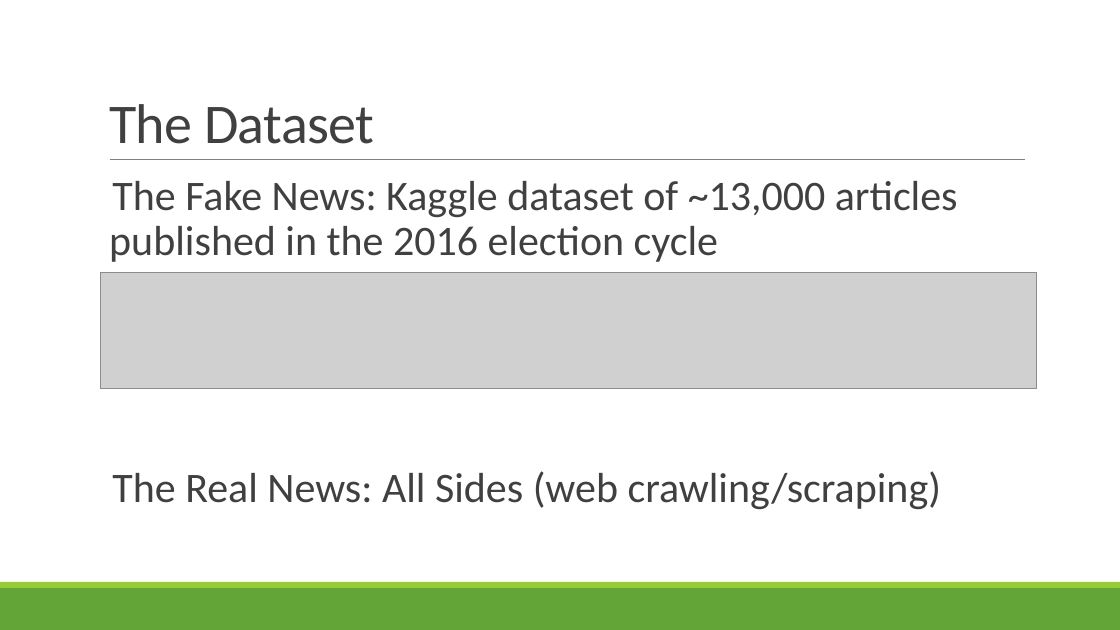
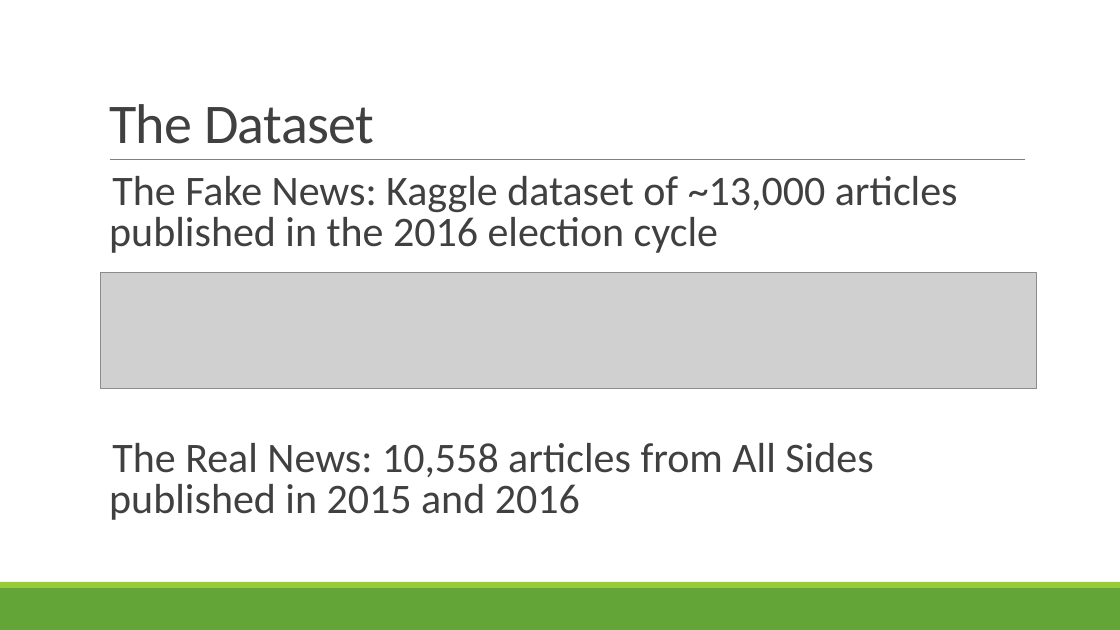
Before and after one commit to LinghanX/Project_Veritas, a slide deck: slide 7 of FakeNews.pptx (slide 6 before the commit). Drawn at 1120x630 pixels with LibreOffice and Linux fonts; fonts in the diff are those of the drawing; grey boxes stand for pictures. Boxes give left, top, right and bottom in pixels: in the first picture for what was removed or moved away, otherwise in the second. Text is boxed around its words. In the diff, an @@ line names an element or a change of style, - is before the commit and + after.

```diff
--- a/FakeNews.pptx
+++ b/FakeNews.pptx
@@ text at [109, 176, 958, 253]: line spacing 0.9 to 0.8 @@
@@ text at [109, 443, 873, 520]: text changed @@
-  The Real News: All Sides (web crawling/scraping)
+  The Real News: 10,558 articles from All Sides published in 2015 and 2016
```
Also in this commit, not shown: 1 other slide changed, 1 slide added, 1 slide removed, 1 other file.
